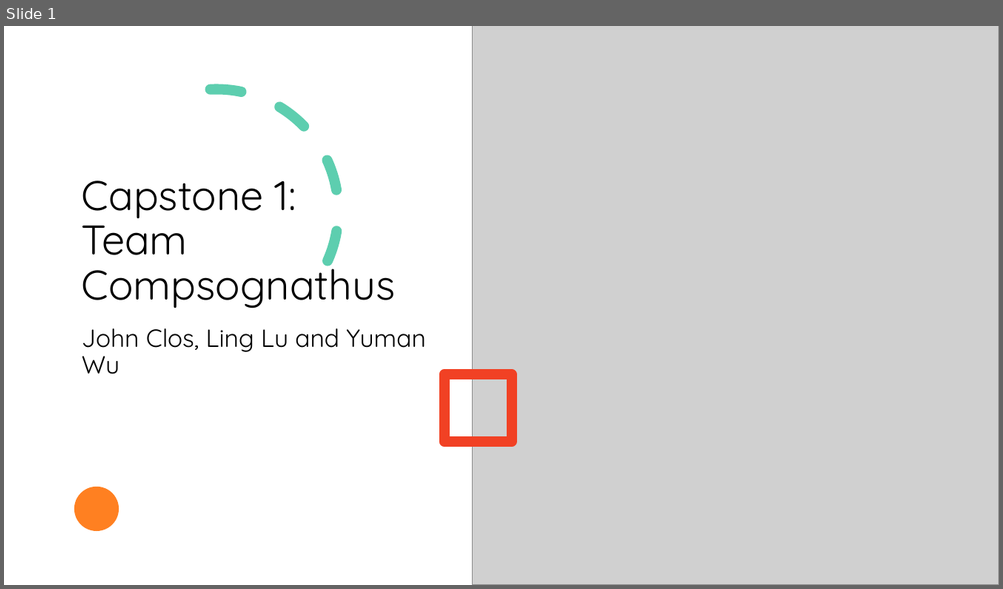
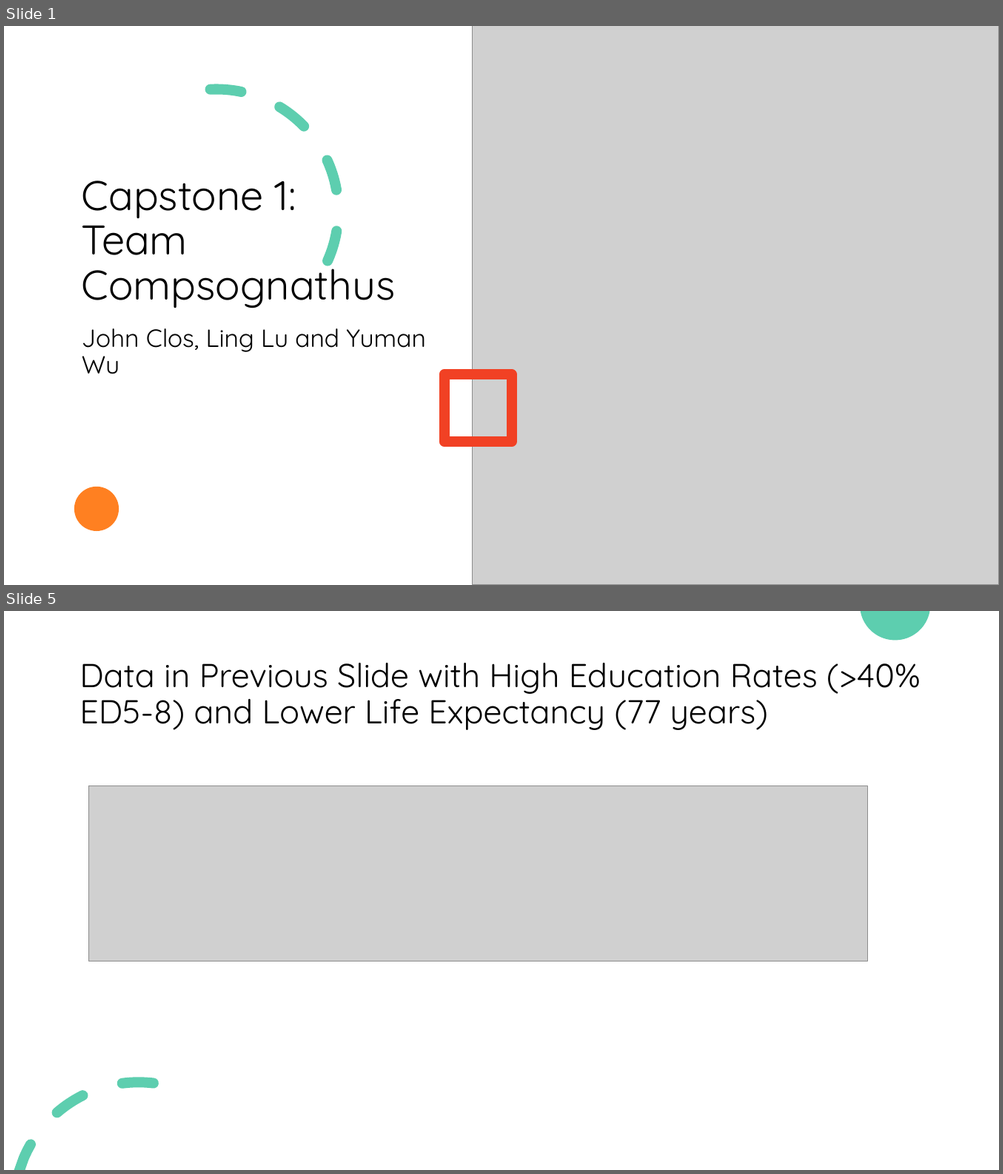
Before and after one commit to ywu223/Capstone1_Compsognathus, a slide deck: Capstone 1 Project Presentation.pptx. Shown one above the other, each under a label of ours: slide 1 before the commit, slides 1 and 5 after it; the slides between them are not shown. The pictures are 1003x589 and 1003x1174 pixels, drawn with LibreOffice and Linux fonts; fonts in the diff are those of the drawing; grey boxes stand for pictures. Boxes give left, top, right and bottom in pixels: in the first picture for what was removed or moved away, otherwise in the second. Text is boxed around its words. In the diff, an @@ line names an element or a change of style, - is before the commit and + after.

```diff
--- a/Capstone 1 Project Presentation.pptx
+++ b/Capstone 1 Project Presentation.pptx
@@ slide 5 added at bbox=[4, 611, 999, 1170], background #FFFFFF @@
@@ freeform shape added at bbox=[860, 611, 930, 640], fill #5DCEAF @@
@@ title added at bbox=[79, 663, 920, 730], 32 pt, text #000000 @@
+Data in Previous Slide with High Education Rates (>40% ED5-8) and Lower Life Expectancy (77 years)
@@ picture added at bbox=[89, 786, 868, 961] @@
@@ freeform shape added at bbox=[14, 1077, 159, 1170], fill #5DCEAF @@
```
Also in this commit, not shown: 3 slides changed, 7 other slides added, 1 other file.
